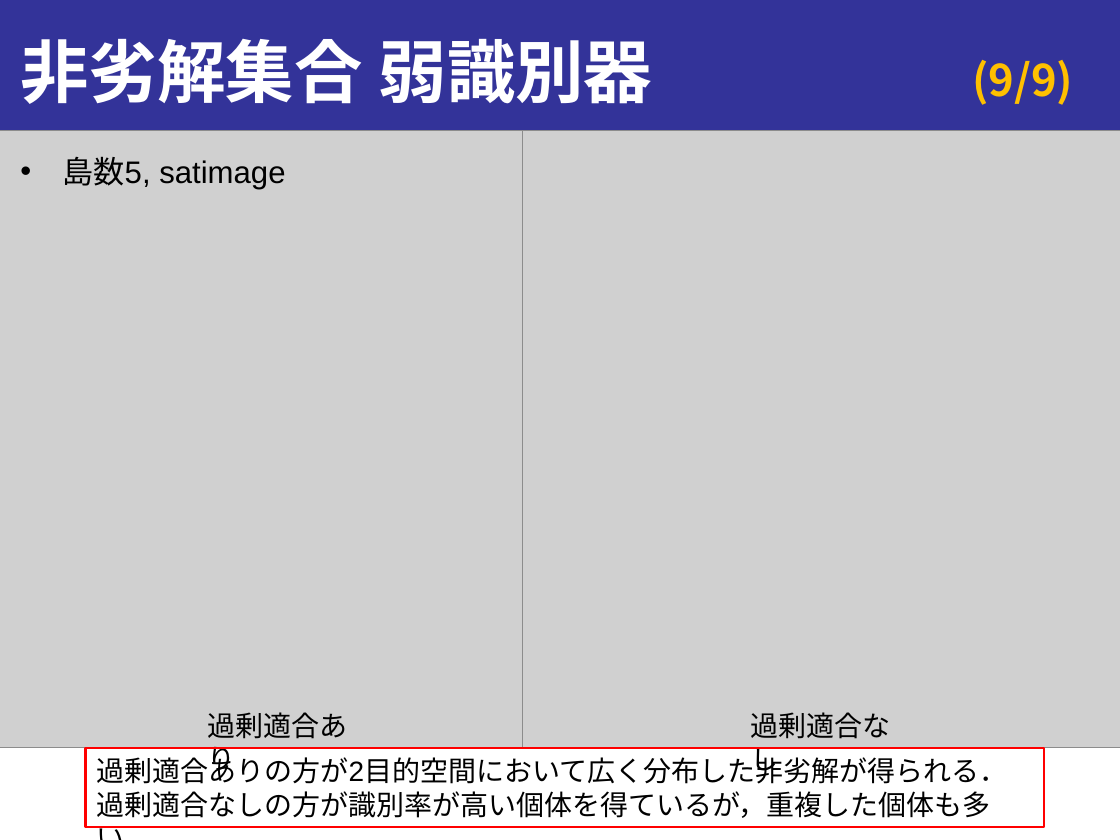
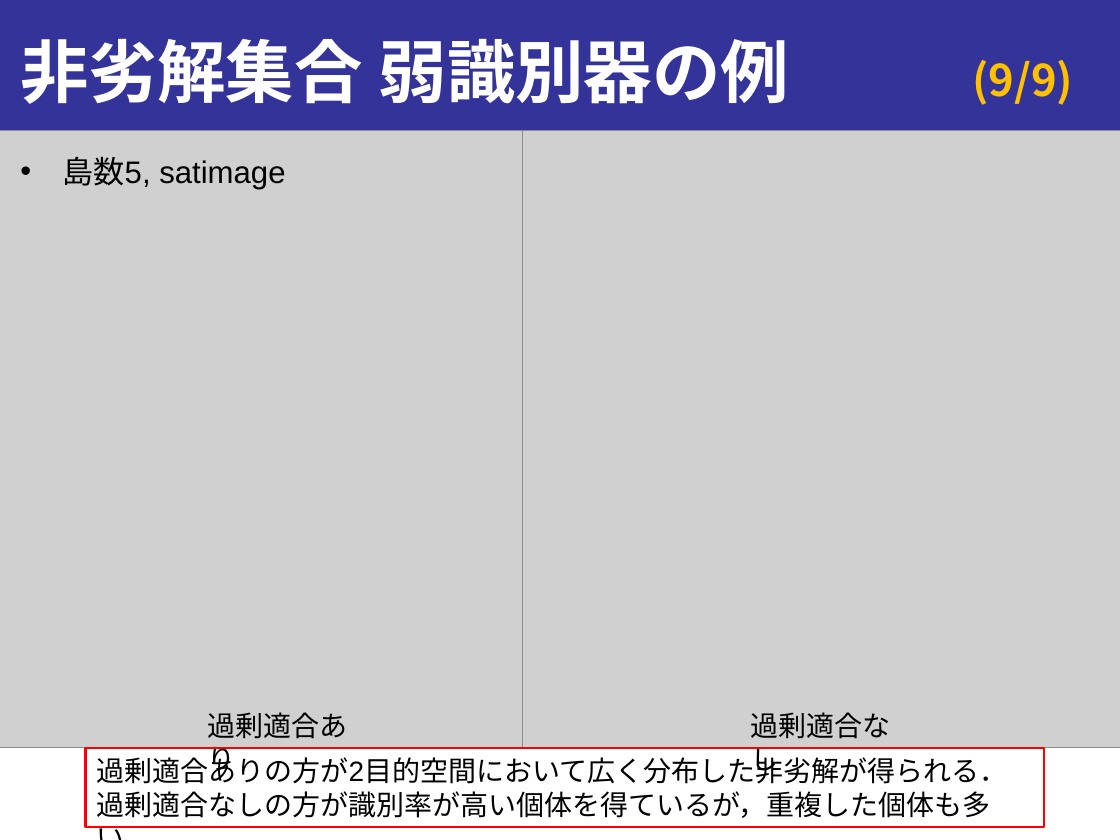
Before and after one commit to onikUone/Junior_slides, a slide deck: slide 9 of 進捗報告_第2回_20190115.pptx. Drawn at 1120x840 pixels with LibreOffice and Linux fonts; fonts in the diff are those of the drawing; grey boxes stand for pictures. Boxes give left, top, right and bottom in pixels: in the first picture for what was removed or moved away, otherwise in the second. Text is boxed around its words. In the diff, an @@ line names an element or a change of style, - is before the commit and + after.

```diff
--- a/進捗報告_第2回_20190115.pptx
+++ b/進捗報告_第2回_20190115.pptx
@@ title at box(21, 39, 790, 104): text changed @@
-非劣解集合 弱識別器
+非劣解集合 弱識別器の例
```
Also in this commit, not shown: 1 other slide changed, 1 other file.
